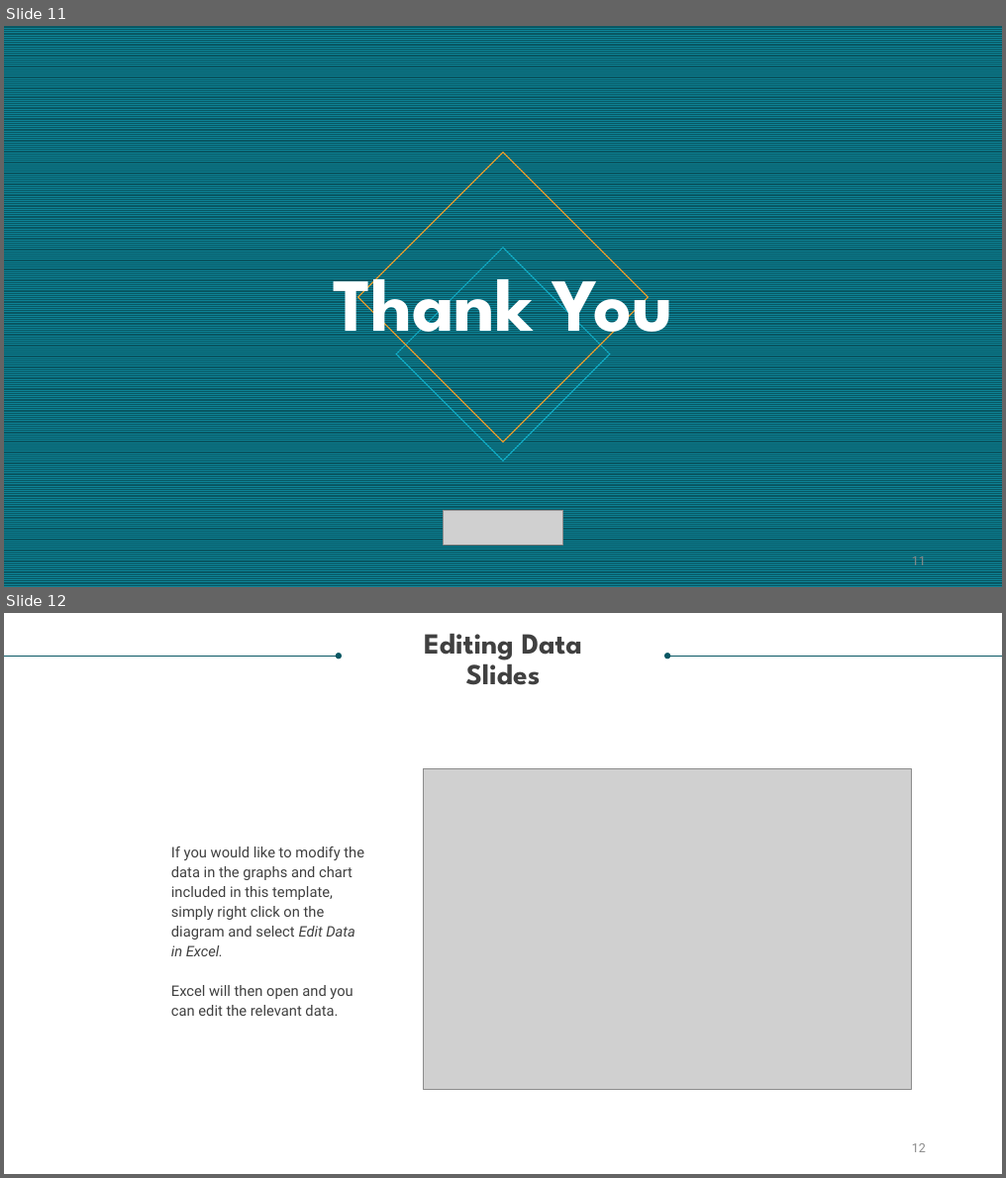
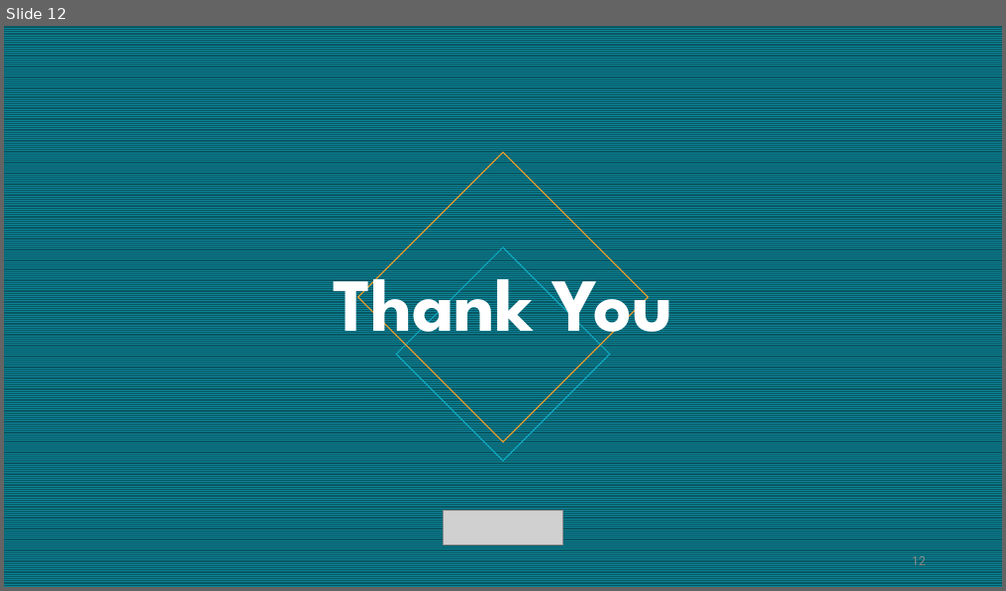
Before and after one commit to the-kool-sk/AndroidArchitectureComponents_Demo, a slide deck: Model – View - View Model.pptx. Shown one above the other, each under a label of ours: slides 11 and 12 before the commit, slide 12 after it. The pictures are 1006x1178 and 1006x591 pixels, drawn with LibreOffice and Linux fonts; fonts in the diff are those of the drawing; grey boxes stand for pictures. Boxes give left, top, right and bottom in pixels: in the first picture for what was removed or moved away, otherwise in the second. Text is boxed around its words. In the diff, an @@ line names an element or a change of style, - is before the commit and + after.

```diff
--- a/Model – View - View Model.pptx
+++ b/Model – View - View Model.pptx
@@ slide 12 removed at (4,613,1002,1174), background #FFFFFF @@
@@ text removed at (424,633,582,685) @@
-Editing Data
-Slides
@@ arrow removed from (4, 656) to (339, 656) @@
@@ arrow removed from (1002, 656) to (667, 656) @@
@@ picture removed at (423,768,912,1090) @@
@@ text removed at (171,847,364,1016) @@
-If you would like to modify the data in the graphs and chart included in this template, simply right click on the diagram and select Edit Data in Excel.
-Excel will then open and you can edit the relevant data.
@@ page number removed at (912,1144,926,1153) @@
-12
@@ what was slide 11 is now slide 12 @@
@@ page number at (912,555,926,569): text changed @@
-11
+12
```
Also in this commit, not shown: 4 slides changed, 5 slides added, 4 other slides removed.
